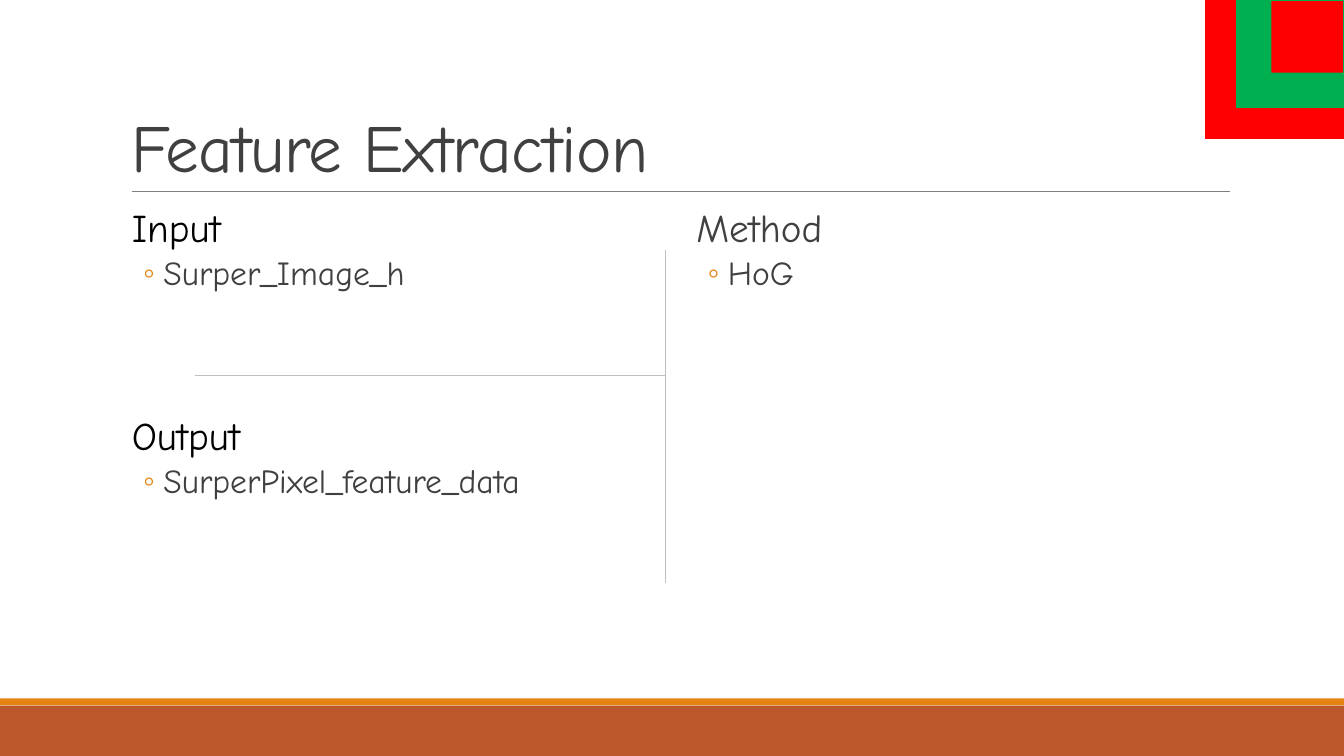
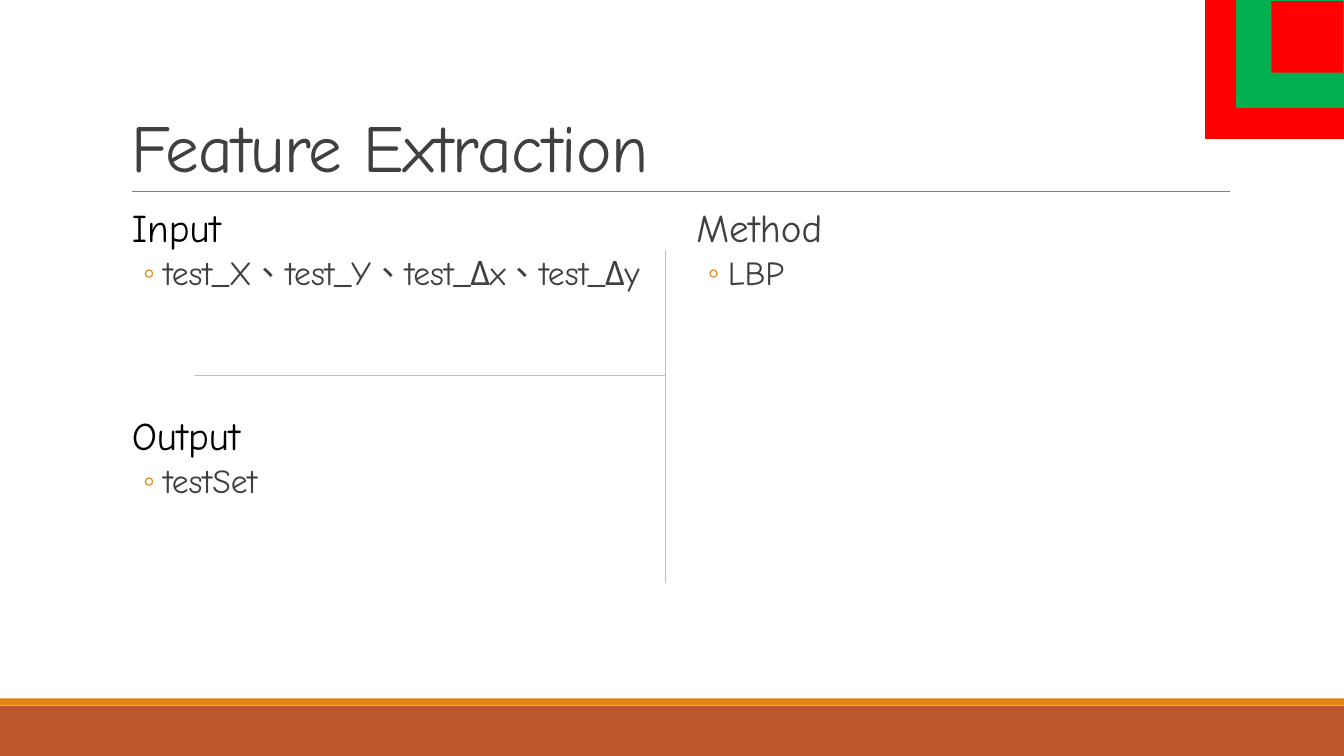
Before and after one commit to a98carey/Machine-Learning, a slide deck: slide 20 of machine_learning_Final2.pptx (slide 22 before the commit). Drawn at 1344x756 pixels with LibreOffice and Linux fonts; fonts in the diff are those of the drawing. Boxes give left, top, right and bottom in pixels: in the first picture for what was removed or moved away, otherwise in the second. Text is boxed around its words. In the diff, an @@ line names an element or a change of style, - is before the commit and + after.

```diff
--- a/machine_learning_Final2.pptx
+++ b/machine_learning_Final2.pptx
@@ text at [163,261,639,292]: text changed @@
-  ◦ Surper_Image_h
+  ◦ test_X、test_Y、test_Δx、test_Δy
@@ text at [728,262,784,286]: text changed @@
-  ◦ HoG
+  ◦ LBP
@@ text at [163,470,257,494]: text changed @@
-  ◦ SurperPixel_feature_data
+  ◦ testSet
```
Also in this commit, not shown: 7 other slides changed, 1 slide added, 3 slides removed.
